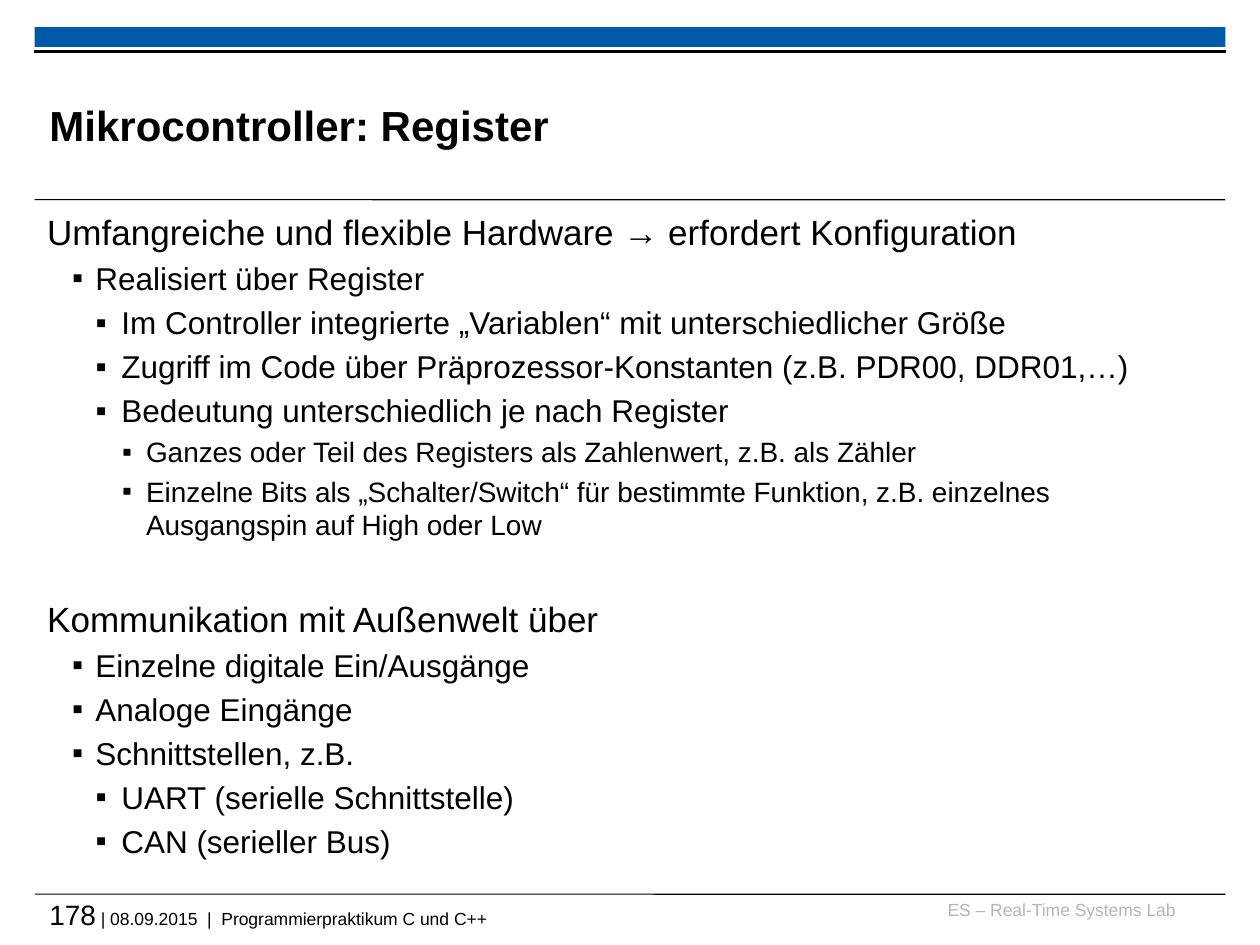
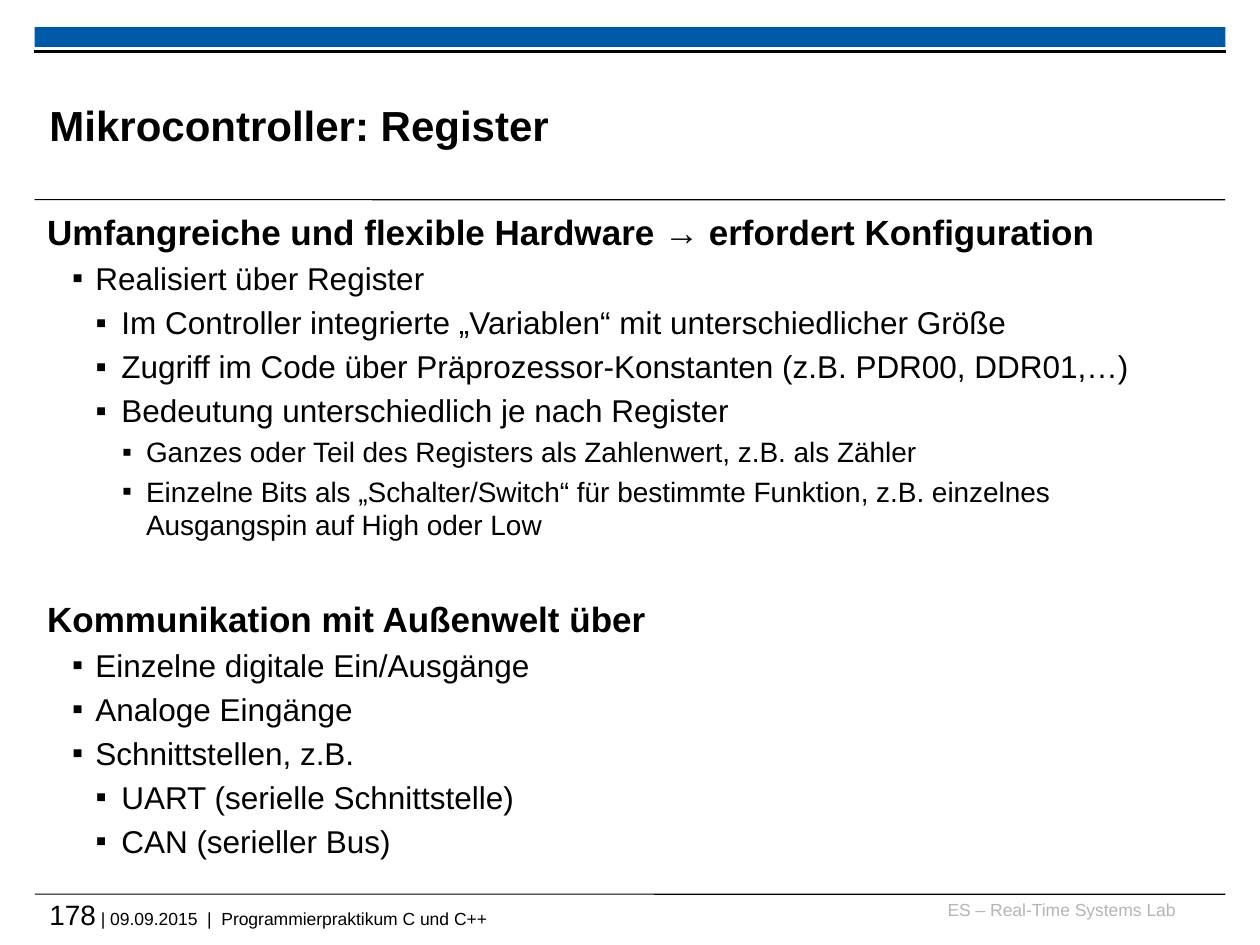
Before and after one commit to h82k/tud-cppp, a slide deck: slide 178 of cppp_lecture.pptx. Drawn at 1260x945 pixels with LibreOffice and Linux fonts; fonts in the diff are those of the drawing; background and template pictures are left out. Boxes give left, top, right and bottom in pixels: in the first picture for what was removed or moved away, otherwise in the second. Text is boxed around its words. In the diff, an @@ line names an element or a change of style, - is before the commit and + after.

```diff
--- a/cppp_lecture.pptx
+++ b/cppp_lecture.pptx
@@ text at box(47, 219, 1095, 633): bold on in "Umfangreiche und flexible Hardware → erfordert Konfiguration", "Kommunikation mit Außenwelt über" @@
@@ text at box(49, 905, 487, 929): text changed @@
-178 | 08.09.2015 | Programmierpraktikum C und C++
+178 | 09.09.2015 | Programmierpraktikum C und C++
```
Also in this commit, not shown: 7 other slides changed, 1 other file.
